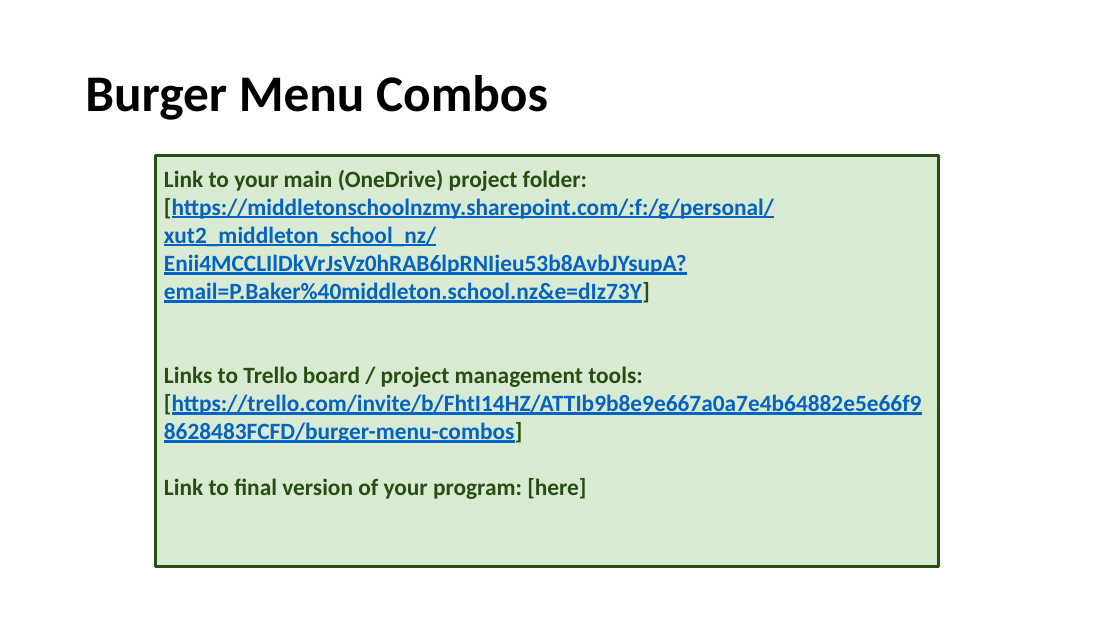
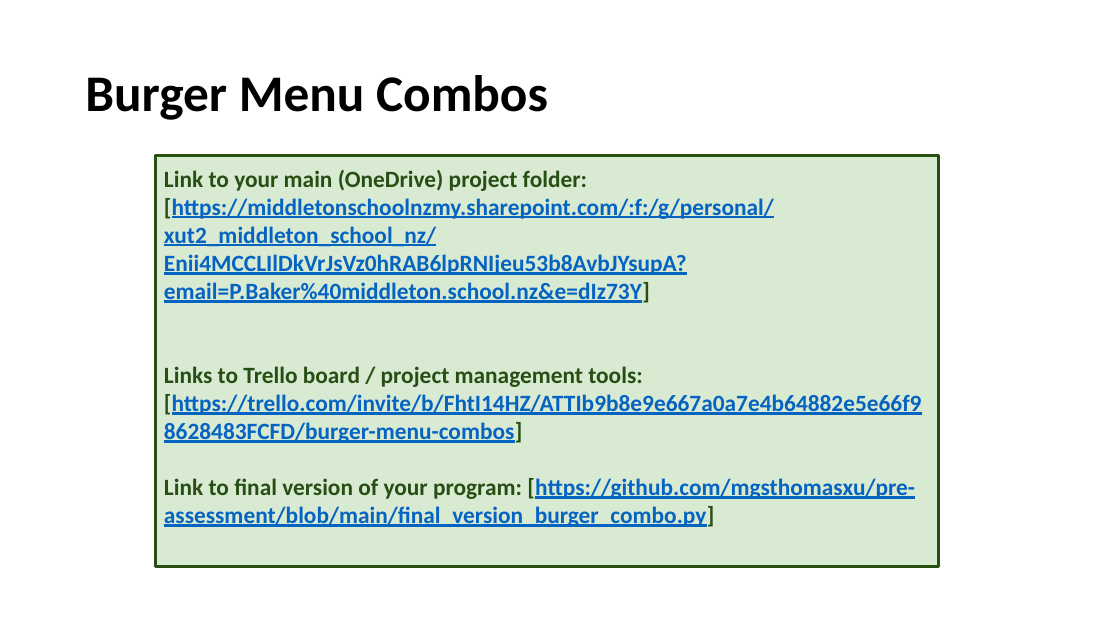
Before and after one commit to mgsthomasxu/pre-assessment, a slide deck: slide 2 of 2.7 and 2.8 Documentation Template .pptx. Drawn at 1120x630 pixels with LibreOffice and Linux fonts; fonts in the diff are those of the drawing. Boxes give left, top, right and bottom in pixels: in the first picture for what was removed or moved away, otherwise in the second. Text is boxed around its words. In the diff, an @@ line names an element or a change of style, - is before the commit and + after.

```diff
--- a/2.7 and 2.8 Documentation Template .pptx
+++ b/2.7 and 2.8 Documentation Template .pptx
@@ text in rectangle at bbox=[164, 478, 915, 527]: text changed; text colour #274E13 to #0563C1 @@
-Link to final version of your program: [here]
+Link to final version of your program: [https://github.com/mgsthomasxu/pre-assessment/blob/main/final_version_burger_combo.py]
```
Also in this commit, not shown: 2 other slides changed, 2 other files.
